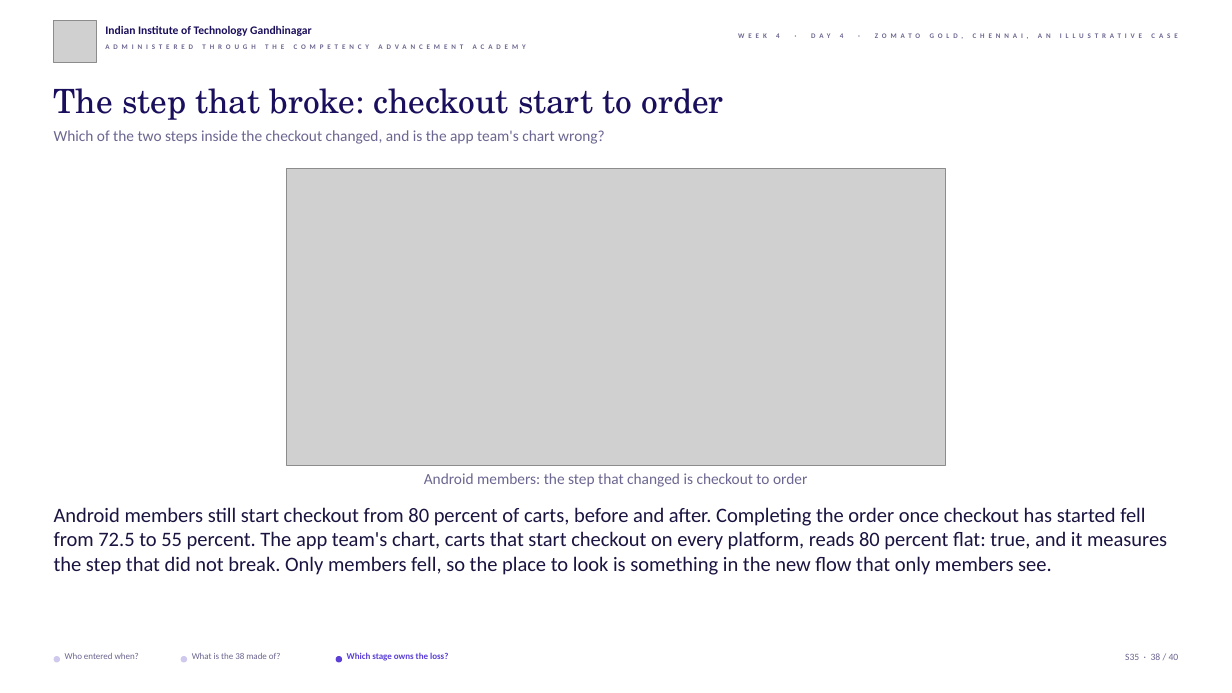
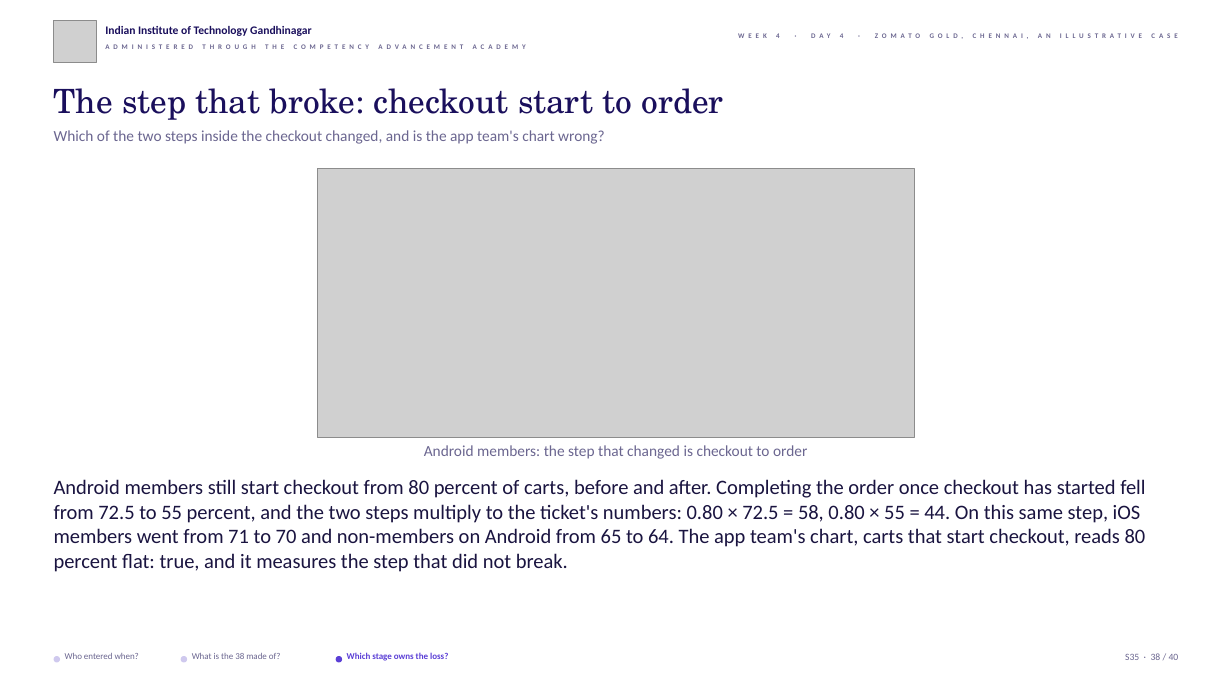
Before and after one commit to fde-academy-lab/c2-content-factory, a slide deck: slide 38 of content/W04/D4/slides/C2_W04_D04_half1_STUDENT.pptx. Drawn at 1232x693 pixels with LibreOffice and Linux fonts; fonts in the diff are those of the drawing; grey boxes stand for pictures; background and template pictures are left out. Boxes give left, top, right and bottom in pixels: in the first picture for what was removed or moved away, otherwise in the second. Text is boxed around its words. In the diff, an @@ line names an element or a change of style, - is before the commit and + after.

```diff
--- a/content/W04/D4/slides/C2_W04_D04_half1_STUDENT.pptx
+++ b/content/W04/D4/slides/C2_W04_D04_half1_STUDENT.pptx
@@ picture: place and size @@
-picture at bbox=[287, 168, 945, 465]
+picture at bbox=[318, 168, 915, 437]
@@ text "Android members: the step that ...": place and size @@
-text "Android members: the step that ..." at bbox=[424, 473, 807, 487]
+text "Android members: the step that ..." at bbox=[424, 445, 807, 459]
@@ text at bbox=[54, 479, 1146, 572]: text changed @@
-Android members still start checkout from 80 percent of carts, before and after. Completing the order once checkout has started fell from 72.5 to 55 percent. The app team's chart, carts that start checkout on every platform, reads 80 percent flat: true, and it measures the step that did not break. Only members fell, so the place to look is something in the new flow that only members see.
+Android members still start checkout from 80 percent of carts, before and after. Completing the order once checkout has started fell from 72.5 to 55 percent, and the two steps multiply to the ticket's numbers: 0.80 × 72.5 = 58, 0.80 × 55 = 44. On this same step, iOS members went from 71 to 70 and non-members on Android from 65 to 64. The app team's chart, carts that start checkout, reads 80 percent flat: true, and it measures the step that did not break.
```
Also in this commit, not shown: 23 other slides changed, 5 other files.
